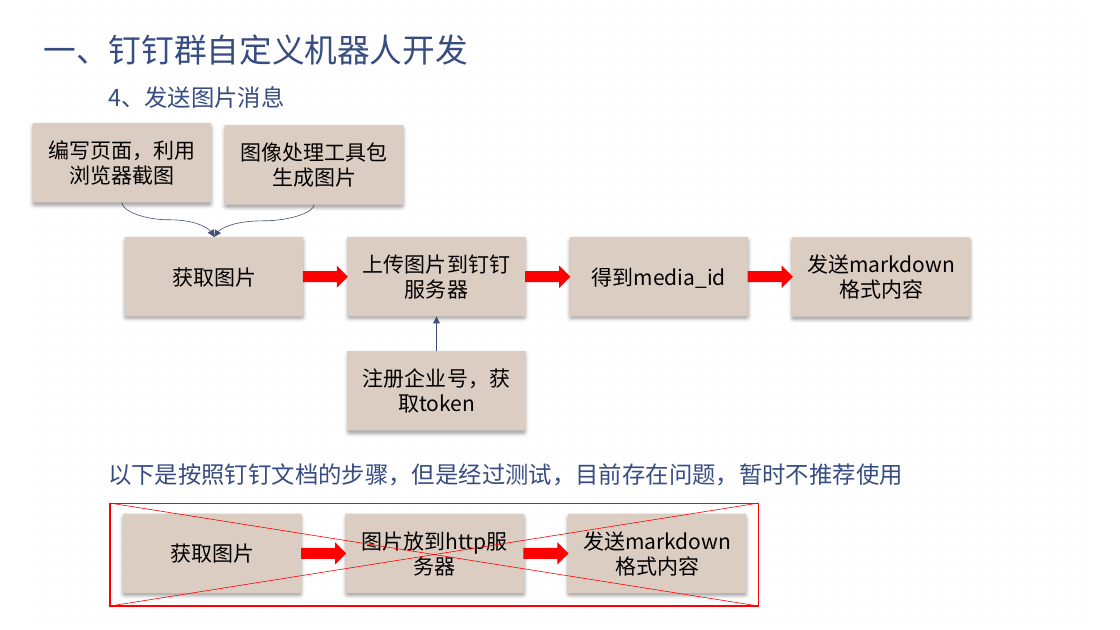
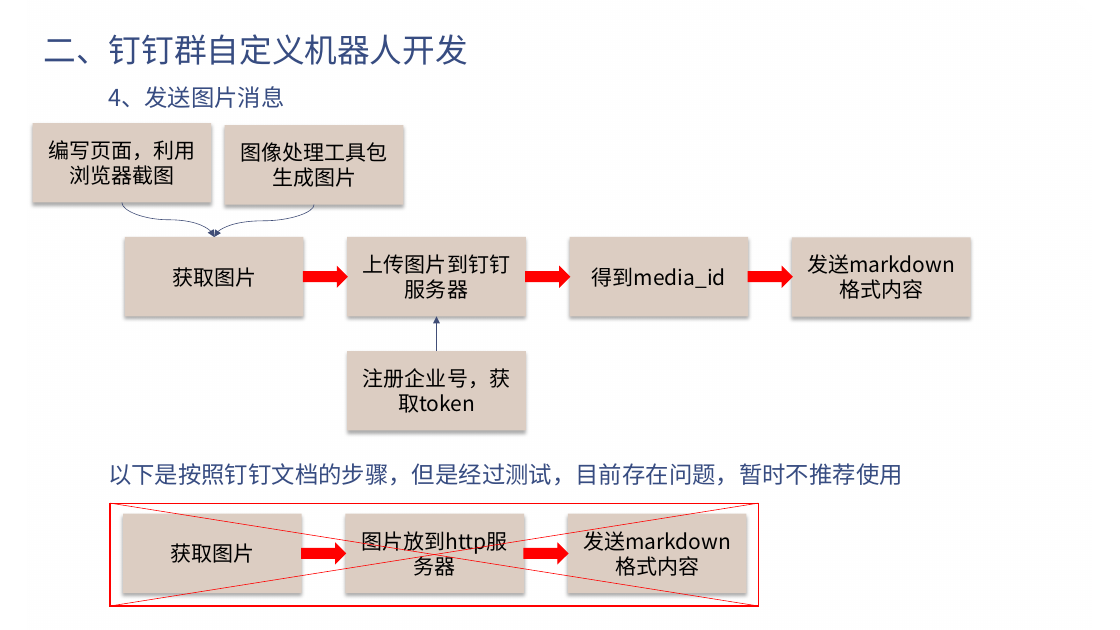
Before and after one commit to e271828182/dd_talk, a slide deck: slide 9 of 钉钉机器人.pptx. Drawn at 1120x630 pixels with LibreOffice and Linux fonts; fonts in the diff are those of the drawing; background and template pictures are left out. Boxes give left, top, right and bottom in pixels: in the first picture for what was removed or moved away, otherwise in the second. Text is boxed around its words. In the diff, an @@ line names an element or a change of style, - is before the commit and + after.

```diff
--- a/钉钉机器人.pptx
+++ b/钉钉机器人.pptx
@@ title at [44, 34, 468, 65]: text changed @@
-一、钉钉群自定义机器人开发
+二、钉钉群自定义机器人开发
```
Also in this commit, not shown: 3 other slides changed, 9 slides added, 10 slides removed, 11 other files.
